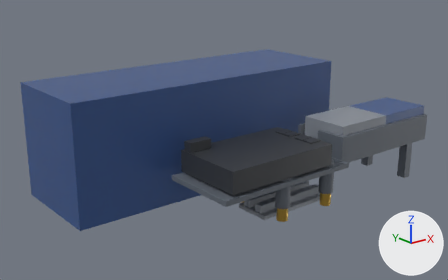
The glTF model redesign/blender/out/aircraft/glb/power.glb: old version first, new version second.
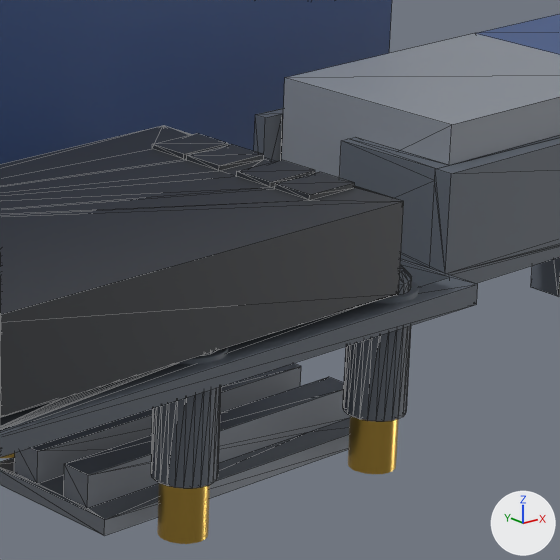
Each version appears first from a camera (50 mm lens) standing at (-0.1938, -0.2221, 0.1252) and looking at (-0.0427, -0.0332, 0.0496), and next in a close-up on the part from 54% to 82% of the width and 35% to 81% of the height. The lights are fixed; the arrows at lower right show +X, +Y and +Z. The first two pictures are the older version. The close-ups show mesh edges as thin lines. Vertices at exactly the same position are counted once.

Script lines for the objects in view, before the commit:
```python
me_pwr_002 = bpy.data.meshes.new('PWR-002')
me_pwr_002.from_pydata(...)  # a box spanning x 0.002..0.031, y -0.0573..-0.0353, z 0.0386..0.0526
me_pwr_002.materials.append(mat_look__8a9099)  # grey #8a9099
me_pwr_003 = bpy.data.meshes.new('PWR-003')
me_pwr_003.from_pydata(...)  # 356 vertices, 708 faces; spans x -0.062..-0.01, y -0.0624..-0.0303, z 0.0396..0.0526
me_pwr_003.materials.append(mat_look__33363b)  # dark grey #33363b
me_pwr_004 = bpy.data.meshes.new('PWR-004')
me_pwr_004.from_pydata(...)  # 28 vertices, 52 faces; spans x -0.039..-0.003, y -0.0543..-0.0384, z 0.0206..0.0255
me_pwr_004.materials.append(mat_look__8a9099)  # grey #8a9099
ob_pwr_002 = bpy.data.objects.new('PWR-002', me_pwr_002)
ob_pwr_002.location = (0.0, 0.0, 0.0)
ob_pwr_003 = bpy.data.objects.new('PWR-003', me_pwr_003)
ob_pwr_003.location = (0.0, 0.0, 0.0)
ob_pwr_004 = bpy.data.objects.new('PWR-004', me_pwr_004)
ob_pwr_004.location = (0.0, 0.0, 0.0)
# also in view: 'PWR-006' at (-0.003, -0.0463, 0.0342); 'PWR-102' at (-0.021, -0.0464, 0.0316); 'PWR-001' at (-0.0218, -0.0172, 0.0478); 'PWR-107' at (-0.021, -0.0464, 0.0237); 'PWR-103' at (-0.021, -0.0464, 0.0389)
```
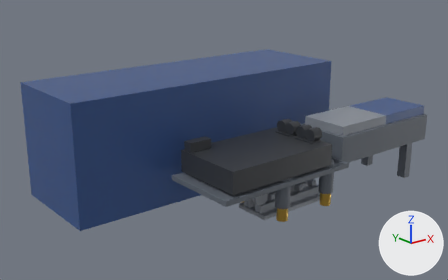
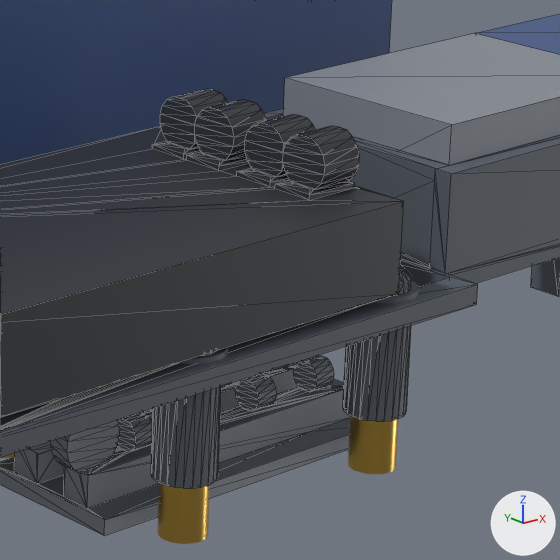
What differs and where, as boxes (x1, y1, x2, y2) in the close-ups (560 x 560 px):
'PWR-003', reshaped
    before: (0, 126, 404, 417)
    after: (0, 89, 404, 417)
'PWR-004', reshaped
    before: (0, 363, 350, 536)
    after: (0, 355, 350, 536)
part 1 of me_pwr_003, added
    after: (154, 89, 360, 195)
part 2 of me_pwr_004, built on
    before: (20, 366, 301, 484)
    after: (20, 355, 344, 508)

Patch to the scene script:
```diff
--- a/redesign/blender/out/aircraft/glb/power.glb.py
+++ b/redesign/blender/out/aircraft/glb/power.glb.py
@@ me_pwr_003 @@
 # used by ob_pwr_003; location = (0.0, 0.0, 0.0)
-me_pwr_003.from_pydata(...)  # 356 vertices, 708 faces; spans x -0.062..-0.01, y -0.0624..-0.0303, z 0.0396..0.0526
+me_pwr_003.from_pydata(...)  # 544 vertices, 1092 faces; spans x -0.062..-0.01, y -0.0624..-0.0303, z 0.0396..0.054
+# me_pwr_003 part 1: 188 vertices added at x -0.0151..-0.0105, y -0.0572..-0.0352, z 0.0488..0.054
 me_pwr_003.materials.append(mat_look__33363b)
@@ me_pwr_004 @@
 # used by ob_pwr_004; location = (0.0, 0.0, 0.0)
-me_pwr_004.from_pydata(...)  # 28 vertices, 52 faces; spans x -0.039..-0.003, y -0.0543..-0.0384, z 0.0206..0.0255
+me_pwr_004.from_pydata(...)  # 408 vertices, 812 faces; spans x -0.0402..-0.003, y -0.0543..-0.0384, z 0.0206..0.0307
+# me_pwr_004 part 2: 1 vertex removed from x -0.0385, y -0.0445, z 0.0255; 381 vertices added at x -0.0402..-0.0057, y -0.0509..-0.0417, z 0.0252..0.0307
 me_pwr_004.materials.append(mat_look__8a9099)
```
